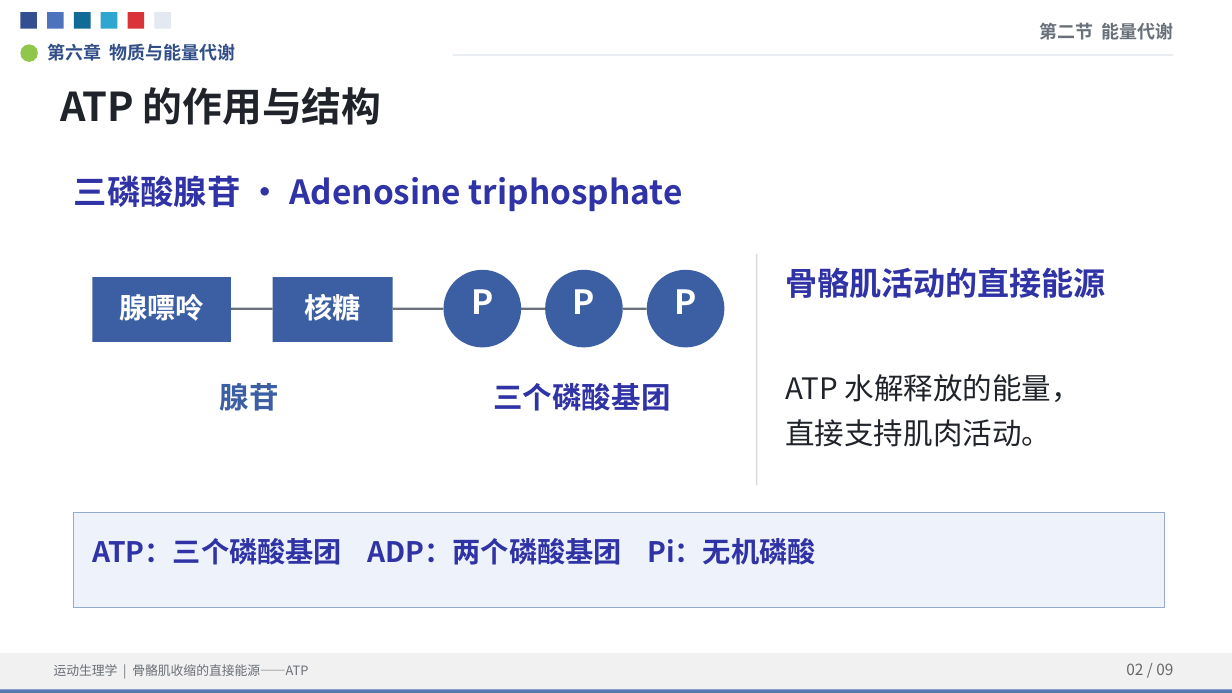
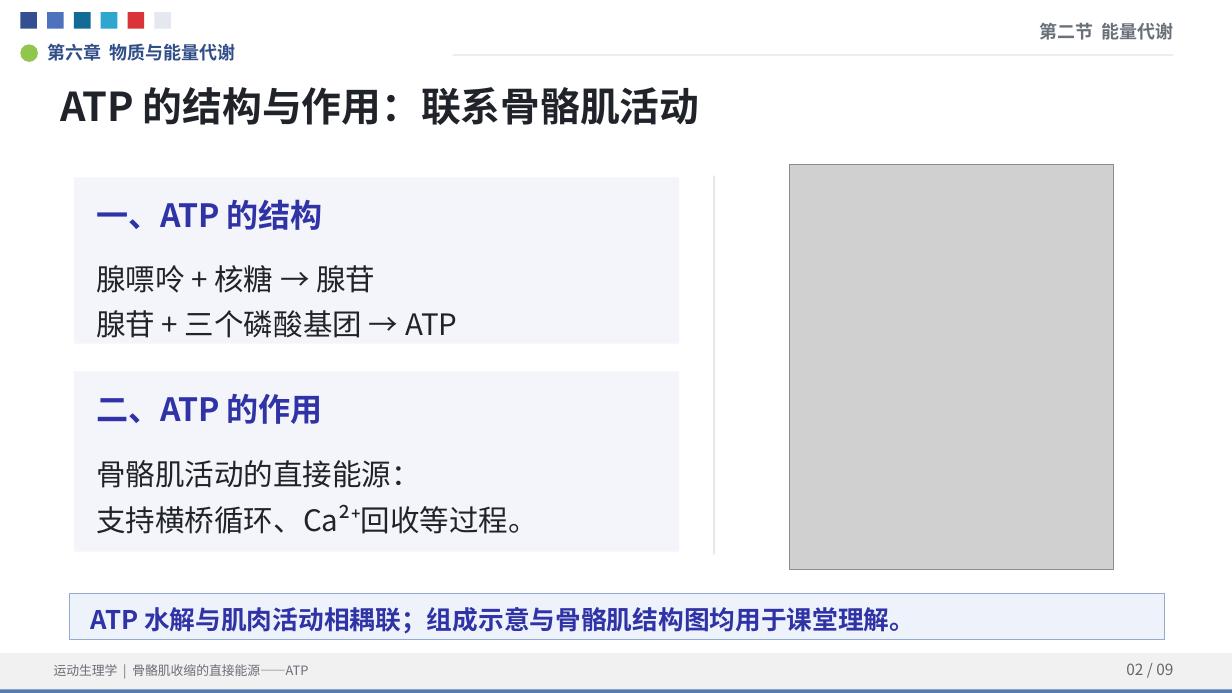
Before and after one commit to TaoXyjammy/ATPLecture, a slide deck: slide 2 of ATP_Lecture_UCI_Reference.pptx. Drawn at 1232x693 pixels with LibreOffice and Linux fonts; fonts in the diff are those of the drawing; grey boxes stand for pictures. Boxes give left, top, right and bottom in pixels: in the first picture for what was removed or moved away, otherwise in the second. Text is boxed around its words. In the diff, an @@ line names an element or a change of style, - is before the commit and + after.

```diff
--- a/ATP_Lecture_UCI_Reference.pptx
+++ b/ATP_Lecture_UCI_Reference.pptx
@@ text at (x1=60, y1=87, x2=700, y2=125): text changed @@
-ATP 的作用与结构
+ATP 的结构与作用：联系骨骼肌活动
@@ text removed at (x1=74, y1=175, x2=683, y2=211) @@
-三磷酸腺苷 · Adenosine triphosphate
@@ rectangle added at (x1=74, y1=177, x2=679, y2=344), fill #F3F5FA @@
@@ rectangle resized from (x1=756, y1=254, x2=758, y2=485) to (x1=714, y1=176, x2=714, y2=555) @@
@@ picture added at (x1=790, y1=165, x2=1115, y2=569) @@
@@ text added at (x1=96, y1=199, x2=323, y2=230), 25 pt, text #3033A5, bold @@
+一、ATP 的结构
@@ text at (x1=96, y1=265, x2=457, y2=338): text changed; size 22 to 23 pt; text colour #FFFFFF to #20242A; bold off @@
-腺嘌呤
+腺嘌呤 + 核糖 → 腺苷
+腺苷 + 三个磷酸基团 → ATP
@@ rectangle removed at (x1=92, y1=277, x2=231, y2=342) @@
@@ text removed at (x1=304, y1=294, x2=360, y2=321) @@
-核糖
@@ ellipse removed at (x1=444, y1=270, x2=521, y2=348) @@
@@ text removed at (x1=471, y1=289, x2=493, y2=314) @@
-P
@@ ellipse removed at (x1=545, y1=270, x2=623, y2=348) @@
@@ text removed at (x1=573, y1=289, x2=595, y2=314) @@
-P
@@ ellipse removed at (x1=647, y1=270, x2=725, y2=348) @@
@@ text removed at (x1=674, y1=289, x2=696, y2=314) @@
-P
@@ rectangle removed at (x1=231, y1=308, x2=273, y2=311) @@
@@ rectangle removed at (x1=393, y1=308, x2=444, y2=311) @@
@@ rectangle removed at (x1=521, y1=308, x2=545, y2=311) @@
@@ rectangle removed at (x1=623, y1=308, x2=647, y2=311) @@
@@ rectangle resized from (x1=273, y1=277, x2=393, y2=342) to (x1=74, y1=372, x2=679, y2=552) @@
@@ rectangle at (x1=74, y1=372, x2=679, y2=552): fill #3C5FA4 to #F3F5FA @@
@@ text removed at (x1=220, y1=383, x2=279, y2=411) @@
-腺苷
@@ text removed at (x1=493, y1=383, x2=670, y2=411) @@
-三个磷酸基团
@@ text removed at (x1=785, y1=374, x2=1081, y2=447) @@
-ATP 水解释放的能量，
-直接支持肌肉活动。
@@ text added at (x1=96, y1=394, x2=323, y2=424), 25 pt, text #3033A5, bold @@
+二、ATP 的作用
@@ text at (x1=96, y1=460, x2=538, y2=534): text changed; size 25 to 23 pt; text colour #3033A5 to #20242A; bold off @@
-骨骼肌活动的直接能源
+骨骼肌活动的直接能源：
+支持横桥循环、Ca²⁺回收等过程。
@@ text removed at (x1=92, y1=538, x2=815, y2=565) @@
-ATP：三个磷酸基团 ADP：两个磷酸基团 Pi：无机磷酸
@@ rectangle resized from (x1=74, y1=513, x2=1165, y2=608) to (x1=69, y1=593, x2=1165, y2=640) @@
@@ text added at (x1=91, y1=607, x2=915, y2=634), 20 pt, text #3033A5, bold @@
+ATP 水解与肌肉活动相耦联；组成示意与骨骼肌结构图均用于课堂理解。
```
Also in this commit, not shown: 2 other slides changed, 5 other files.
